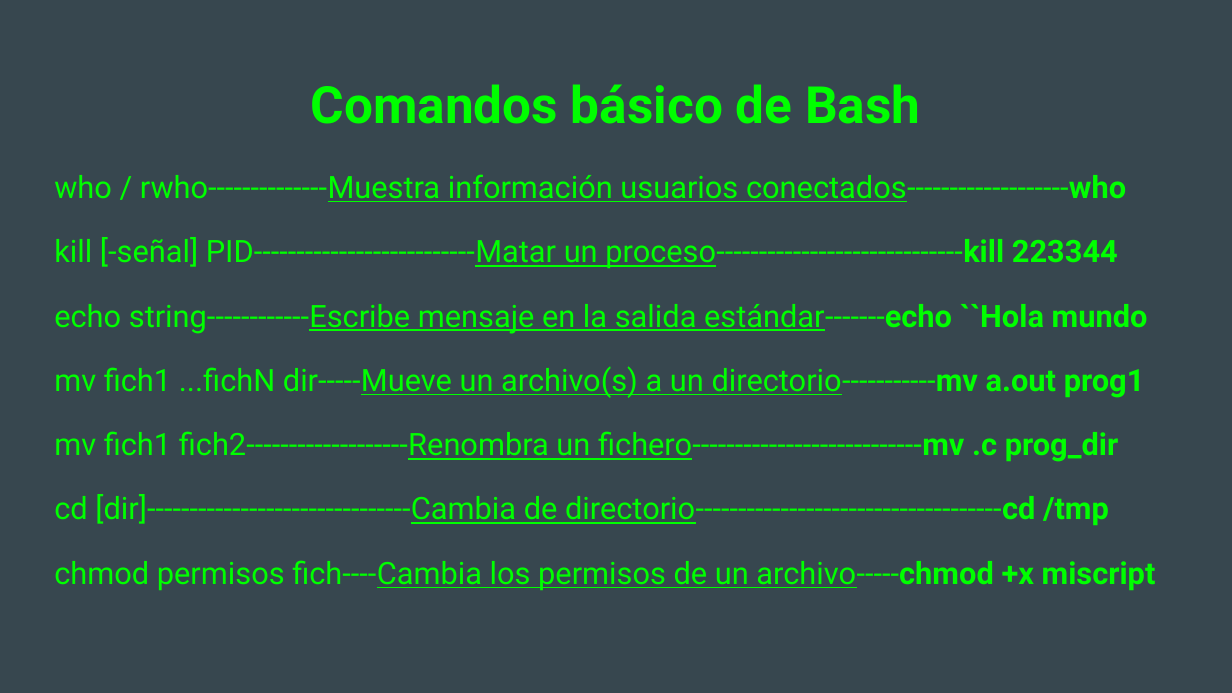
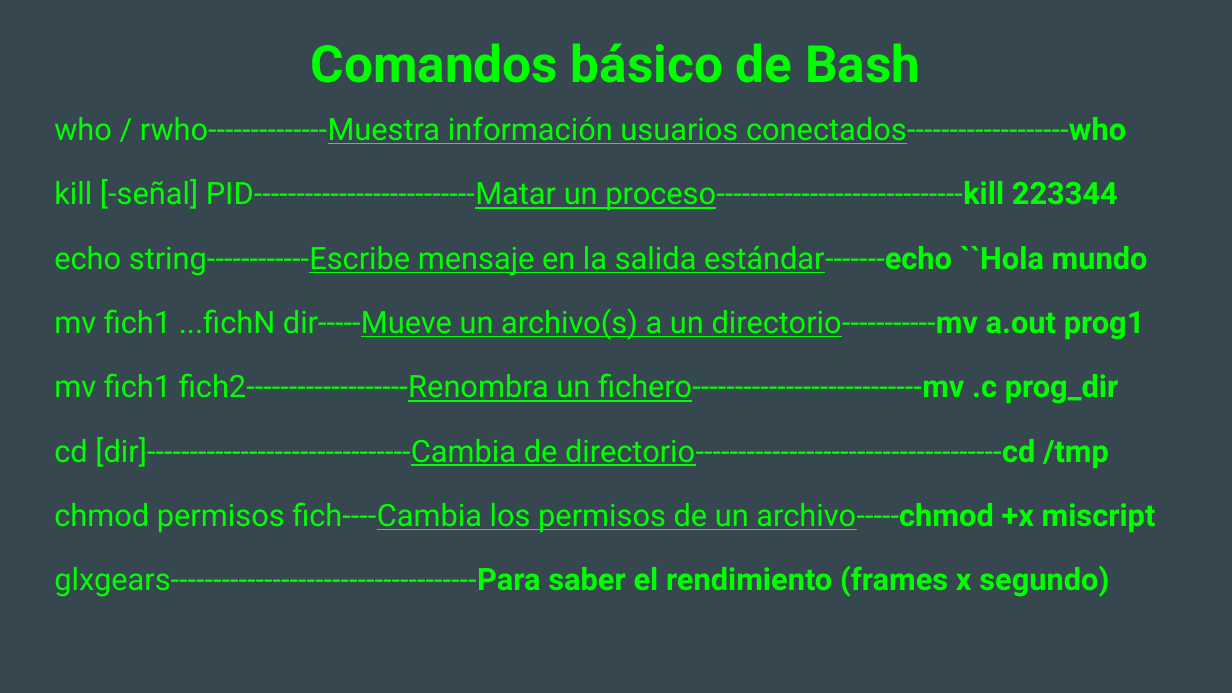
Before and after one commit to Makova/Intro_Bash, a slide deck: slide 14 of TRANSPARENCIAS/Introducción a BASH Linux.odp. Drawn at 1232x693 pixels with LibreOffice and Linux fonts; fonts in the diff are those of the drawing. Boxes give left, top, right and bottom in pixels: in the first picture for what was removed or moved away, otherwise in the second. Text is boxed around its words. In the diff, an @@ line names an element or a change of style, - is before the commit and + after.

Commit message:
añado unas comandos más

```diff
--- a/TRANSPARENCIAS/Introducción a BASH Linux.odp
+++ b/TRANSPARENCIAS/Introducción a BASH Linux.odp
@@ title "Comandos básico de Bash": place and size @@
-title "Comandos básico de Bash" at <box>311,84,920,124</box>
+title "Comandos básico de Bash" at <box>311,43,920,83</box>
@@ text "who / rwho--------------Muestra información usuarios ...": place and size @@
-text "who / rwho--------------Muestra información usuarios ..." at <box>54,174,1156,591</box>
+text "who / rwho--------------Muestra información usuarios ..." at <box>54,116,1156,597</box>
@@ text at <box>54,566,1109,597</box>: paragraph added @@
+glxgears------------------------------------Para saber el rendimiento (frames x segundo)
```
Also in this commit, not shown: 1 other slide changed, 1 other file.
